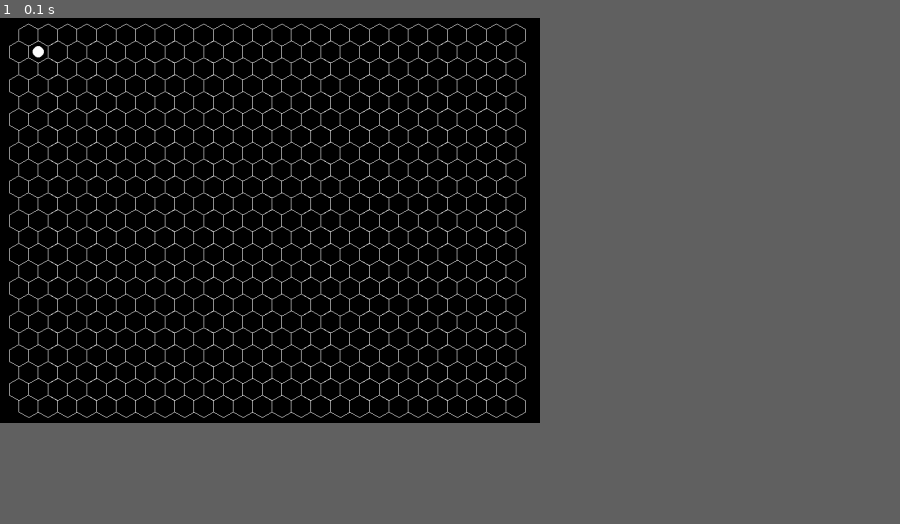
Above: before the commit, frame 1.
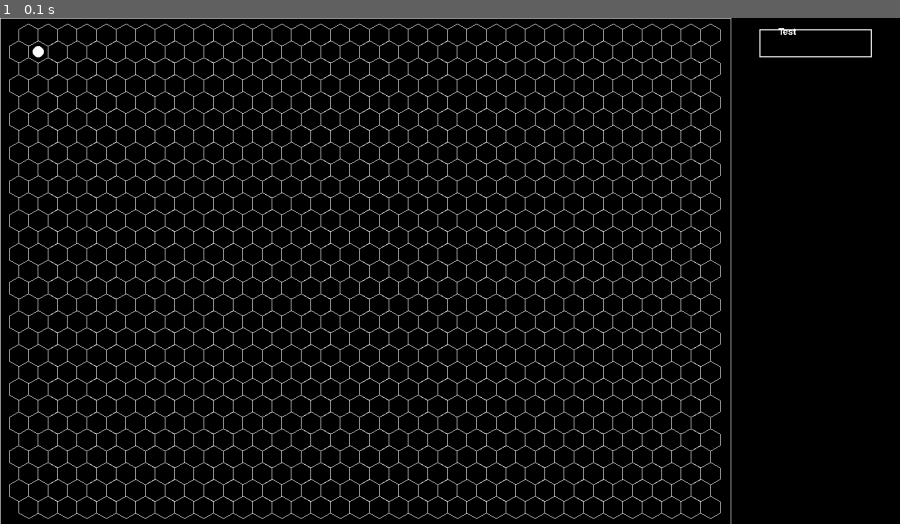
Above: after the commit, the same moment.

Repository: Ghost-VAC/VAC-conquest
Game: pygame game, started from main.py
Two runs of this game, one before a commit and one after it. Both use one fixed random seed, a clock stepped at 60 frames per second and the inputs below.
Inputs:
- Up to frame 1 (0.1 s): no input
In our replay, the window is 540x405 before the commit and 900x506 after it. These sizes can differ from the game's own. Grey fills any space a smaller window leaves; there, only what the larger window draws over its background counts as a difference.

The runs differ from the first frame. In frame 1, 6.2% of the frame differs, in the area x 0-97%, y 0-100%.

Commit message:
Add a button

Diff:
--- a/contents/board/backboard.py
+++ b/contents/board/backboard.py
@@ -14,6 +14,7 @@
         self.screen = screen
         self.width = width
         self.height = height
+        pygame.draw.rect(screen, WHITE, [0, 0, width, width], width=1)
         self.cases = []
 
     def draw_board(self, radius):
@@ -55,7 +56,7 @@
                 center_y = fy(y) + y_zero
                 self.cases[y].append(Case(self, (center_x, center_y), radius))
 
-    def custom_len(self):
+    def dimensions(self):
         return len(self.cases), len(self.cases[0])
 
 
--- /dev/null
+++ b/contents/board/menu.py
@@ -0,0 +1,89 @@
+import pygame.draw
+from contents.utility.constants import *
+
+
+class Menu:
+    def __init__(self, screen, x, y, width, height):
+        """
+        Defines the menu pannel
+        :param screen:
+        :param width: int
+        :param height: int
+        """
+        self.screen = screen
+        self.x = x
+        self.y = y
+        self.width = width
+        self.height = height
+        self.contents = []
+
+    def draw(self):
+        delta = 20
+        y = self.y + delta
+        for content in self.contents:
+            x_draw = self.x + (self.width - content.width)/2
+            content.draw(x_draw, y)
+            y += content.height + delta
+
+    def add(self, content):
+        self.contents.append(content)
+
+
+class MenuObject:
+    def __init__(self, screen, x, y, width, height):
+        self.screen = screen
+        self.x = x
+        self.y = y
+        self.width = width
+        self.height = height
+
+
+class Button(MenuObject):
+    def __init__(self, screen, x, y, width, height, text):
+        super().__init__(screen, x, y, width, height)
+        self.text = Text(screen, x, y, width, height, text)
+
+    def draw(self, x, y):
+        print([x, y, self.width, self.height])
+        pygame.draw.rect(self.screen, WHITE, [x, y, self.width, self.height], width=2)
+        self.text.draw()
+
+
+class Text(MenuObject):
+    def __init__(self, screen, x, y, width, height, text, color = WHITE, font = "freesansbold.ttf", size = 24):
+        super().__init__(screen, x, y, width, height)
+        self.text = text
+        self.font = font
+        self.font_size = size
+        self.color = color
+        self.my_font = pygame.font.SysFont(self.font, self.font_size)
+        self.text_surface = self.my_font.render(self.text, False, self.color)
+        self.text_X = None
+        self.text_Y = None
+        self.position = self.center
+        self.position()
+
+    def center(self):
+        self.text_X = (self.width - self.text_surface.get_width())//2 + self.x
+        self.text_Y = (self.height - self.text_surface.get_height())//2 + self.y
+        self.position = self.center
+
+    def align_right(self):
+        self.text_X = self.x
+        self.text_Y = self.y
+        self.position = self.align_right
+
+    def align_left(self):
+        self.text_X = self.width - self.text_surface.get_width() + self.x
+        self.text_Y = self.height - self.text_surface.get_height() + self.y
+        self.position = self.align_left
+
+    def update_text(self,new_text):
+        global need_update
+        self.text = new_text
+        self.text_surface = self.my_font.render(self.text, False, self.color)
+        self.position()
+        need_update = True
+
+    def draw(self):
+        self.screen.blit(self.text_surface, (self.text_X, self.text_Y))
--- a/contents/characters/characters.py
+++ b/contents/characters/characters.py
@@ -26,6 +26,13 @@
 
 class Soldier(Character):
     def __init__(self, board, position, life=100):
+        """
+        Creates a soldier
+        The basic troop
+        :param board: board
+        :param position: tuple[int,int]
+        :param life: int
+        """
         super().__init__(board, position, life)
         self.draw_coordinates = board.cases[position[1]][position[0]].center
         self.case = self.board.cases[self.position[1]][self.position[0]]
@@ -33,10 +40,15 @@
         self.case.draw()
 
     def move(self, direction):
+        """
+        Moves the soldier
+        :param direction: str
+        :return: case
+        """
         dx, dy = contents.utility.geometry.get_vectors(direction, self.position)
 
-        if 0 <= self.position[0]+dx < self.board.custom_len()[0] \
-                and 0 <= self.position[1]+dy < self.board.custom_len()[1]:
+        if 0 <= self.position[0]+dx < self.board.dimensions()[0] \
+                and 0 <= self.position[1]+dy < self.board.dimensions()[1]:
             self.case.occupant = None
             self.case.draw()
             self.position = self.position[0] + dx, self.position[1] + dy
@@ -47,5 +59,11 @@
         else:
             raise ValueError("Forbidden move outside of the bord bounds")
 
+        return self.case
+
     def draw(self):
+        """
+        Draws the soldier
+        :return: None
+        """
         pygame.draw.circle(self.board.screen, WHITE, self.draw_coordinates, 10)
--- a/main.py
+++ b/main.py
@@ -7,15 +7,22 @@
 import sys
 import pygame
 import contents.board.backboard
+import contents.board.menu
 import contents.characters.characters
 
 if __name__ == "__main__":
     pygame.init()
-    size = width, height = 960, 720
+    size = width, height = 1600, 900
     screen = pygame.display.set_mode(size)
+    board_size = board_width, board_height = 1300, 900
+    menu_size = menu_width, menu_height = 300, 900
+    board = contents.board.backboard.Board(screen, board_width, board_height)
+    board.draw_board(20)
 
-    board = contents.board.backboard.Board(screen, width, height)
-    board.draw_board(20)
+    menu = contents.board.menu.Menu(screen, board_width, 0, menu_width, menu_height)
+    bouton = contents.board.menu.Button(screen, 1300, 0, 200, 50, "Test")
+    menu.add(bouton)
+    menu.draw()
 
     soldat = contents.characters.characters.Soldier(board, (1, 1))
 
